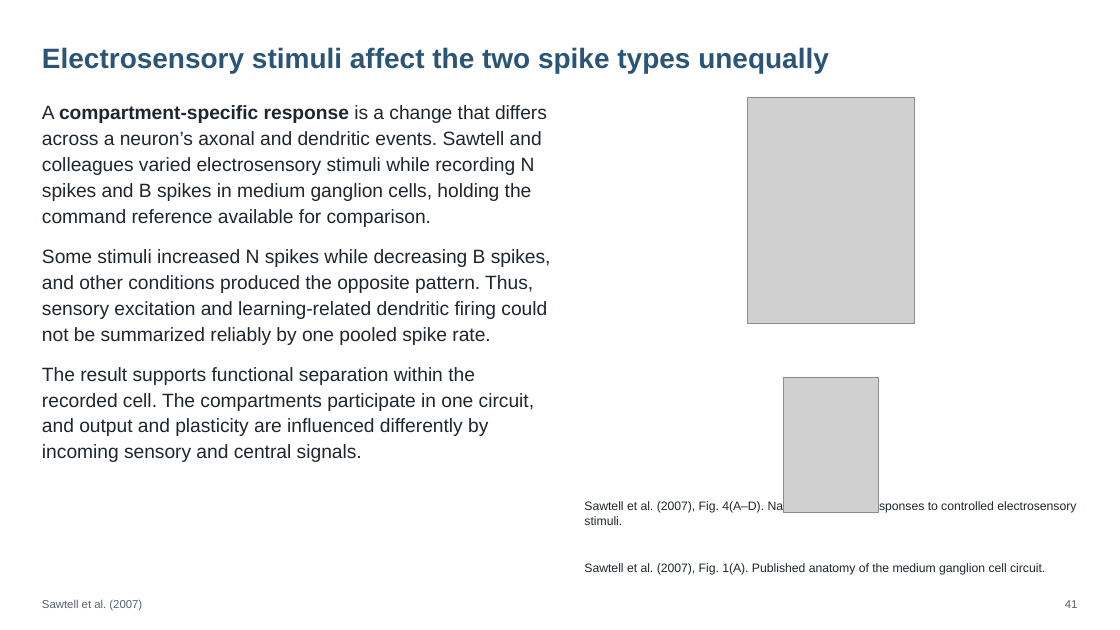
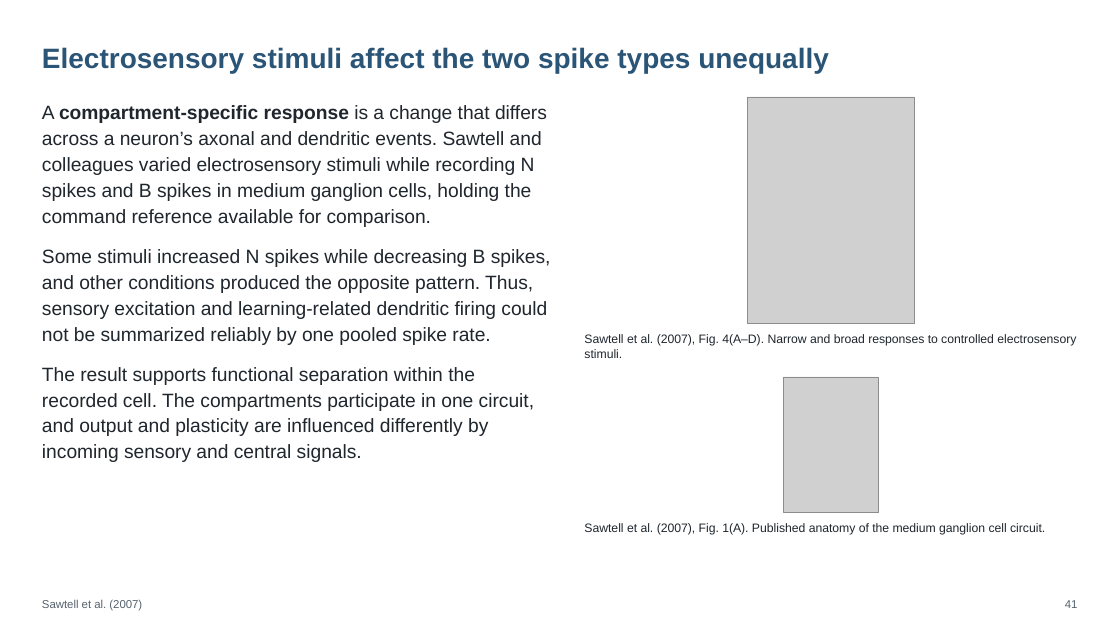
Before and after one commit to jordanxxlopez/NEUROETHOLOGY, a slide deck: slide 54 of scaffolded/Neuroethology_Lecture21_FA2026_SCAFFOLDED.pptx. Drawn at 1120x630 pixels with LibreOffice and Linux fonts; fonts in the diff are those of the drawing; grey boxes stand for pictures. Boxes give left, top, right and bottom in pixels: in the first picture for what was removed or moved away, otherwise in the second. Text is boxed around its words. In the diff, an @@ line names an element or a change of style, - is before the commit and + after.

```diff
--- a/scaffolded/Neuroethology_Lecture21_FA2026_SCAFFOLDED.pptx
+++ b/scaffolded/Neuroethology_Lecture21_FA2026_SCAFFOLDED.pptx
@@ text "Sawtell et al. (2007), Fig. ..." moved from (x1=584, y1=500, x2=1076, y2=525) to (x1=584, y1=334, x2=1076, y2=358) @@
@@ text "Sawtell et al. (2007), Fig. ..." moved from (x1=584, y1=563, x2=1045, y2=575) to (x1=584, y1=523, x2=1045, y2=535) @@
```
Also in this commit, not shown: 8 other slides changed, 14 other files.
